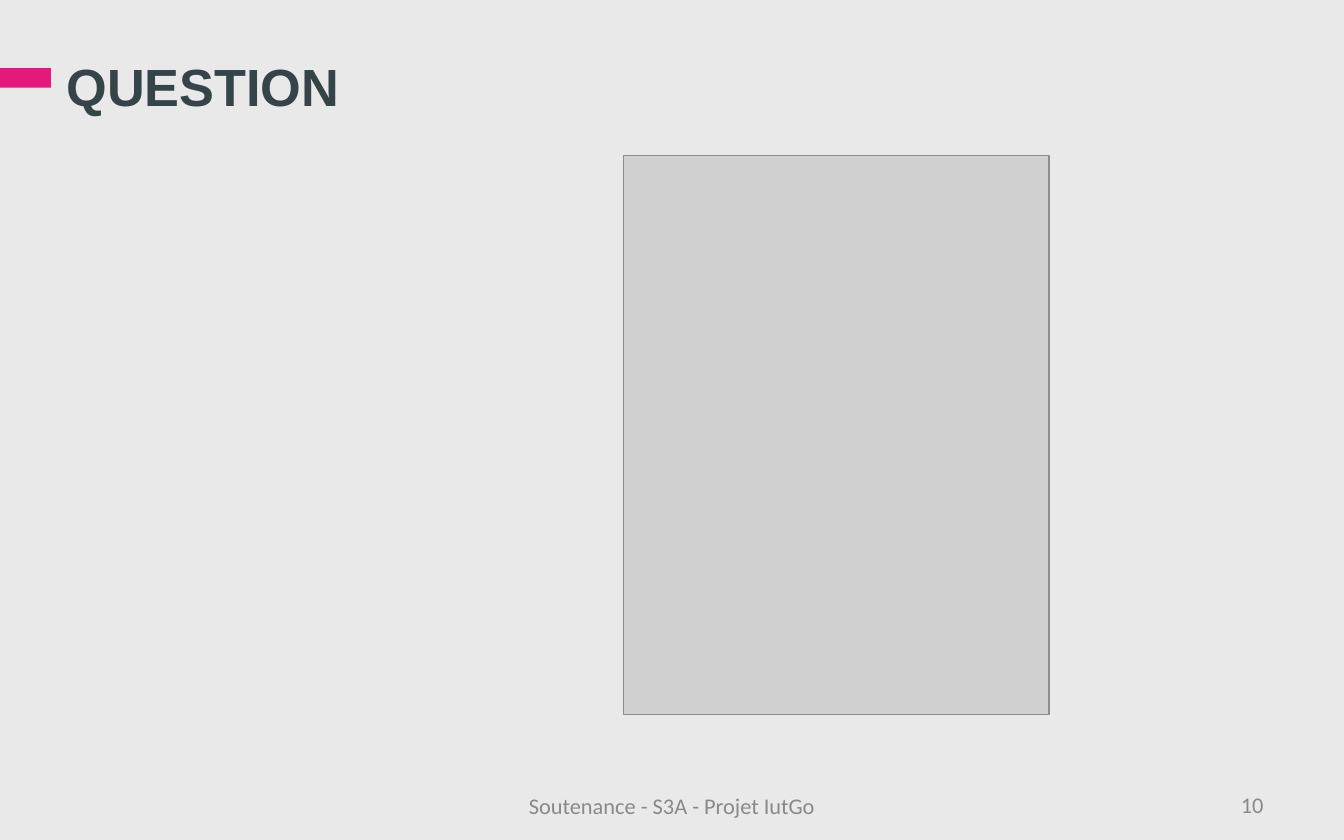
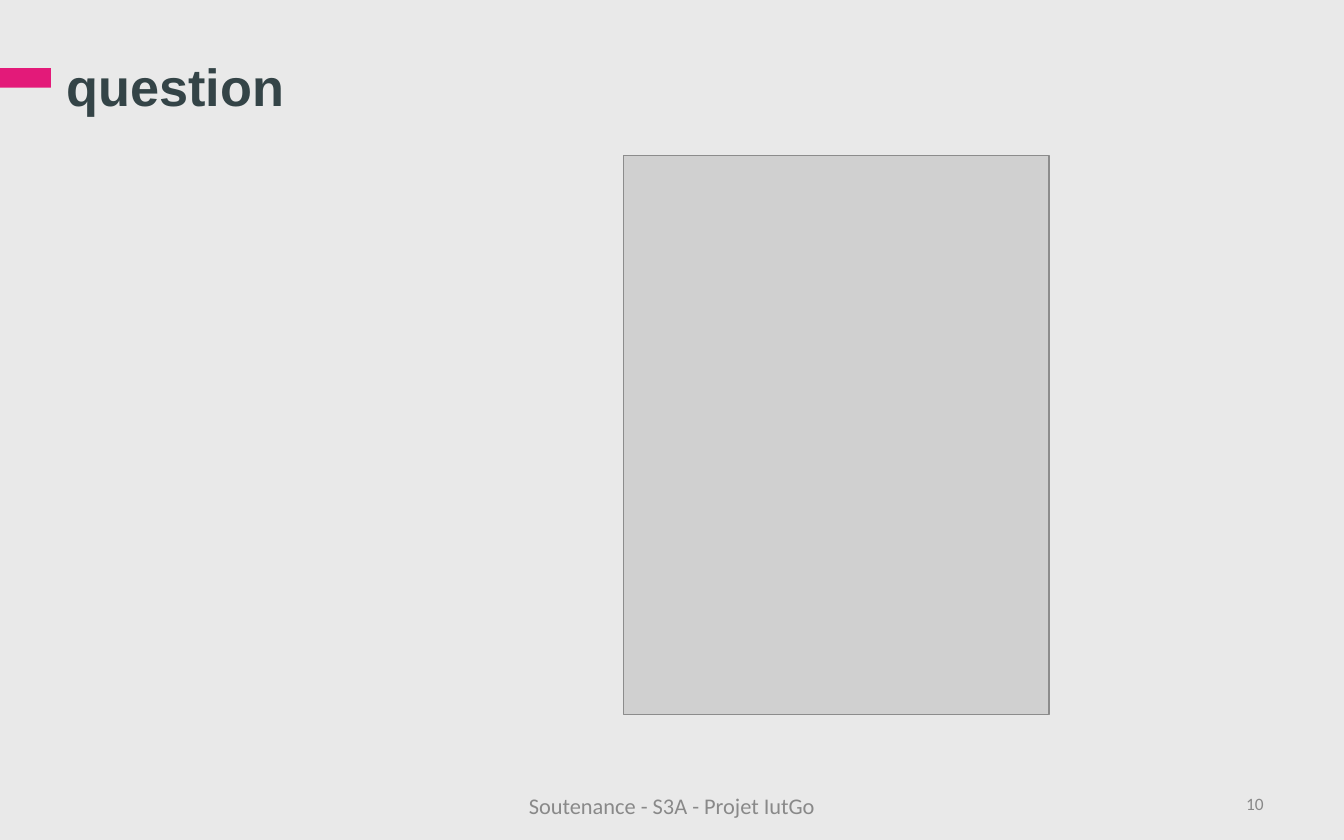
Before and after one commit to iuts3a/IUTGo, a slide deck: slide 10 of Soutenance/Soutenance-IutGo.ppt. Drawn at 1344x840 pixels with LibreOffice and Linux fonts; fonts in the diff are those of the drawing; grey boxes stand for pictures; background and template pictures are left out. Boxes give left, top, right and bottom in pixels: in the first picture for what was removed or moved away, otherwise in the second. Text is boxed around its words. In the diff, an @@ line names an element or a change of style, - is before the commit and + after.

```diff
--- a/Soutenance/Soutenance-IutGo.ppt
+++ b/Soutenance/Soutenance-IutGo.ppt
@@ title at (67,68,284,117): text changed @@
-QUESTION
+question
@@ page number at (1246,799,1264,810): size 12 to 9.3 pt; line spacing 1 to 0.8 @@
```
Also in this commit, not shown: 9 other slides changed, 3 other files.
